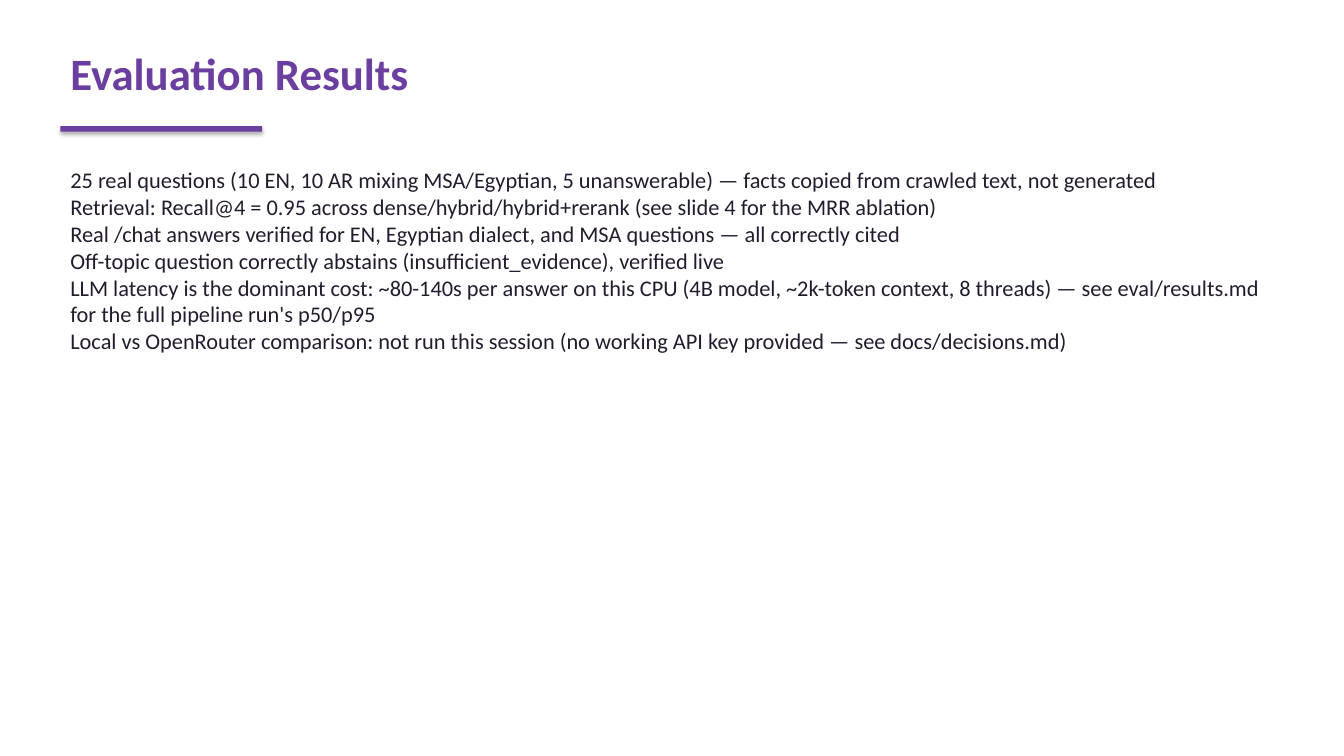
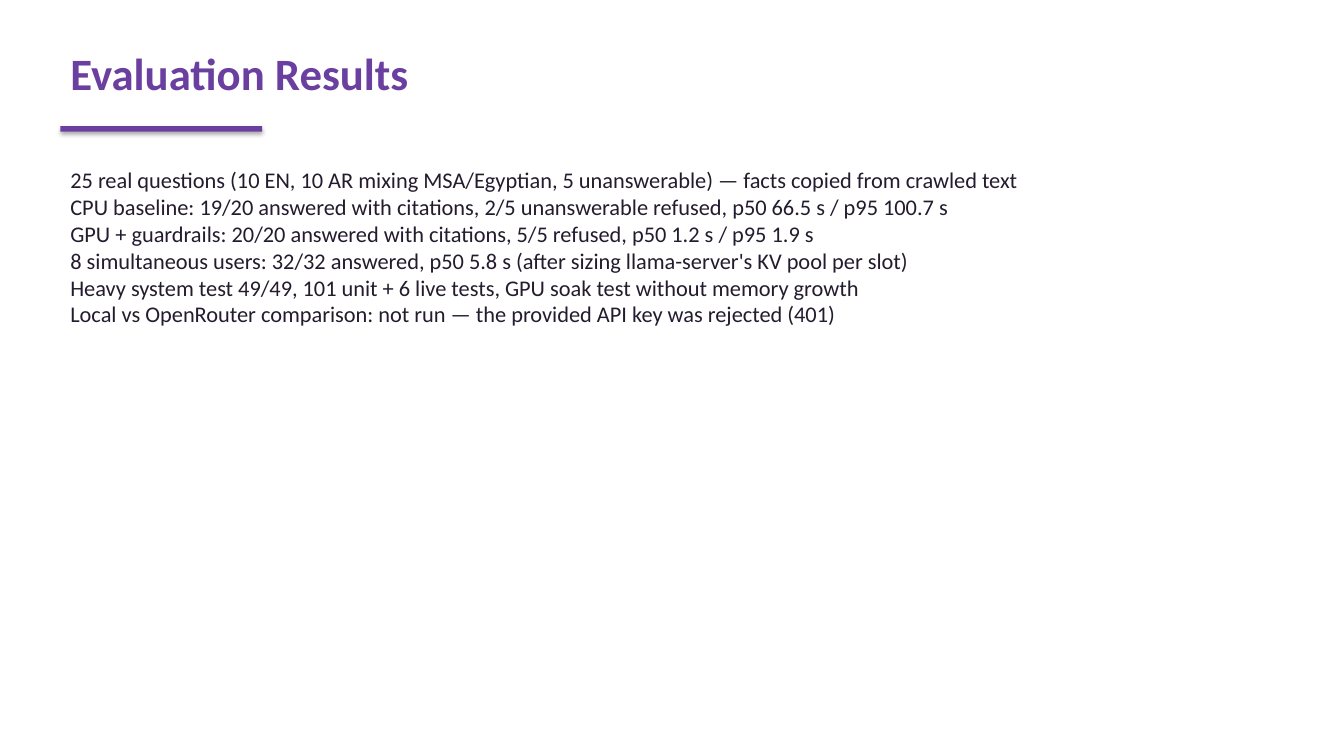
Before and after one commit to Ahmed3abdelrahim/WE-INTELLIGENT-ASSISTANT, a slide deck: slide 8 of slides/we_assistant.pptx. Drawn at 1344x756 pixels with LibreOffice and Linux fonts; fonts in the diff are those of the drawing. Boxes give left, top, right and bottom in pixels: in the first picture for what was removed or moved away, otherwise in the second. Text is boxed around its words. In the diff, an @@ line names an element or a change of style, - is before the commit and + after.

```diff
--- a/slides/we_assistant.pptx
+++ b/slides/we_assistant.pptx
@@ text at <box>70,172,1017,326</box>: text changed @@
-25 real questions (10 EN, 10 AR mixing MSA/Egyptian, 5 unanswerable) — facts copied from crawled text, not generated
-Retrieval: Recall@4 = 0.95 across dense/hybrid/hybrid+rerank (see slide 4 for the MRR ablation)
-Real /chat answers verified for EN, Egyptian dialect, and MSA questions — all correctly cited
-Off-topic question correctly abstains (insufficient_evidence), verified live
-LLM latency is the dominant cost: ~80-140s per answer on this CPU (4B model, ~2k-token context, 8 threads) — see eval/results.md for the full pipeline run's p50/p95
-Local vs OpenRouter comparison: not run this session (no working API key provided — see docs/decisions.md)
+25 real questions (10 EN, 10 AR mixing MSA/Egyptian, 5 unanswerable) — facts copied from crawled text
+CPU baseline: 19/20 answered with citations, 2/5 unanswerable refused, p50 66.5 s / p95 100.7 s
+GPU + guardrails: 20/20 answered with citations, 5/5 refused, p50 1.2 s / p95 1.9 s
+8 simultaneous users: 32/32 answered, p50 5.8 s (after sizing llama-server's KV pool per slot)
+Heavy system test 49/49, 101 unit + 6 live tests, GPU soak test without memory growth
+Local vs OpenRouter comparison: not run — the provided API key was rejected (401)
```
Also in this commit, not shown: 9 other slides changed, 9 other files.
